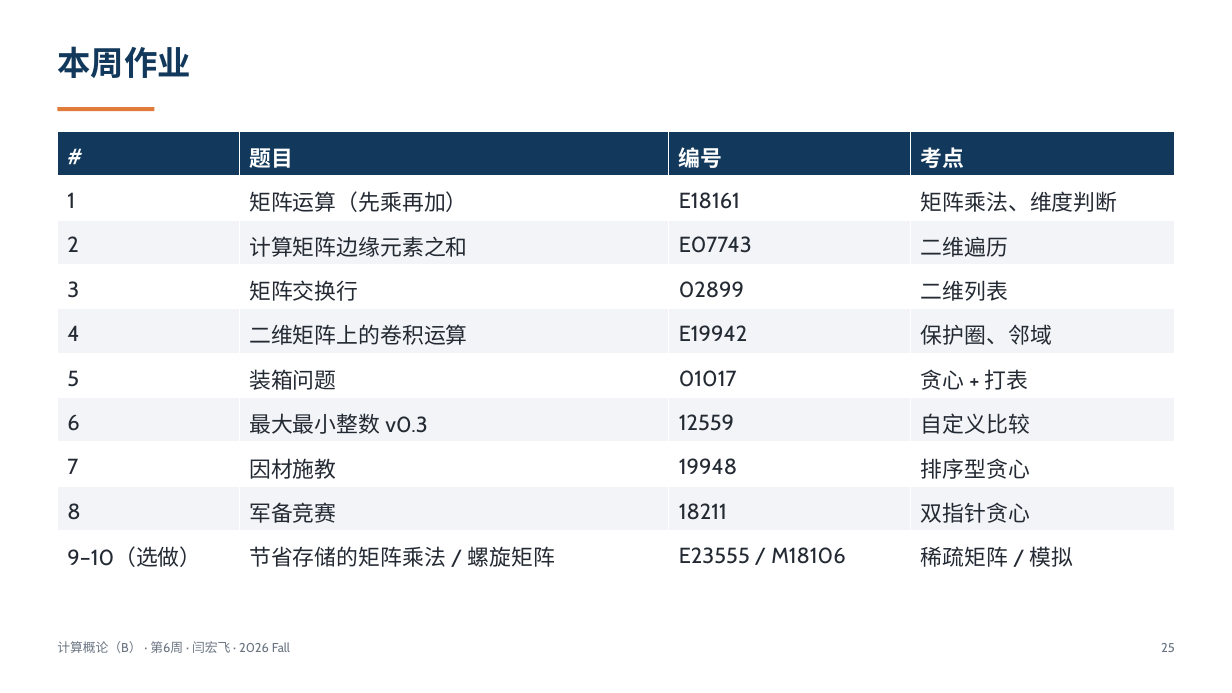
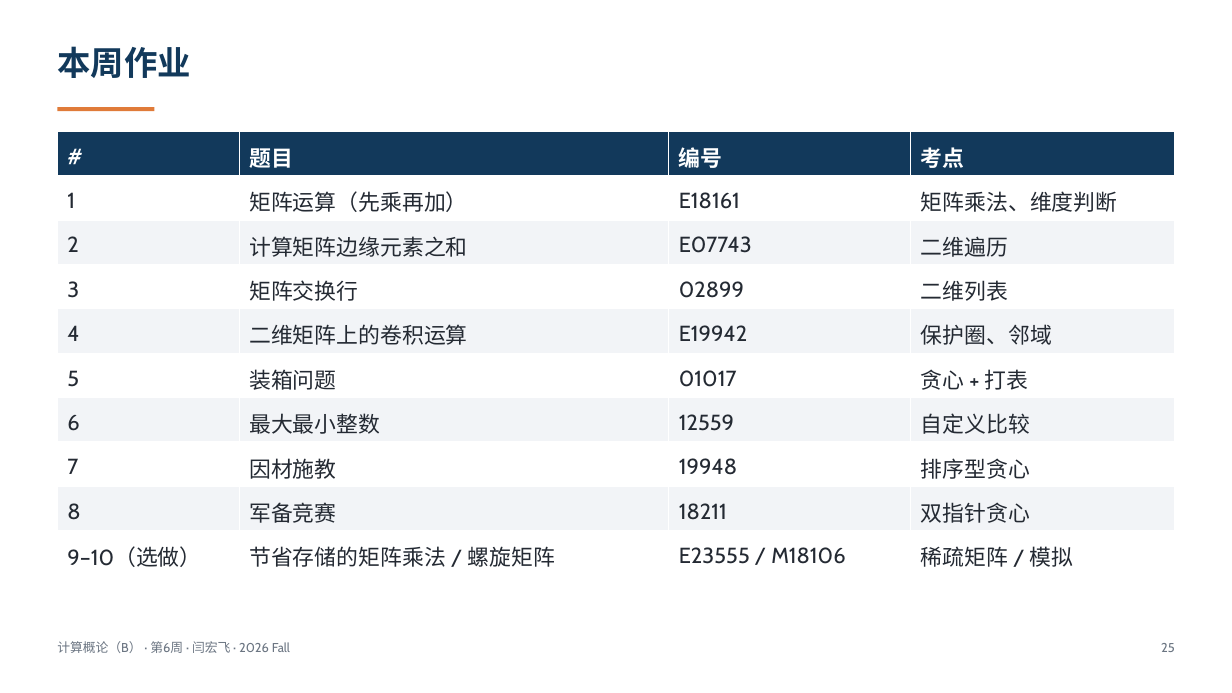
Before and after one commit to GMyhf/2026fall-cs101, a slide deck: slide 25 of courseware/202610_ADS_W06_Matrices_Sorting_Greedy.pptx. Drawn at 1232x693 pixels with LibreOffice and Linux fonts; fonts in the diff are those of the drawing. Boxes give left, top, right and bottom in pixels: in the first picture for what was removed or moved away, otherwise in the second. Text is boxed around its words. In the diff, an @@ line names an element or a change of style, - is before the commit and + after.

```diff
--- a/courseware/202610_ADS_W06_Matrices_Sorting_Greedy.pptx
+++ b/courseware/202610_ADS_W06_Matrices_Sorting_Greedy.pptx
@@ table at (57, 131, 1176, 576) @@
-row 7, column 2: 最大最小整数 v0.3
+row 7, column 2: 最大最小整数
```
Also in this commit, not shown: 6 other files.
